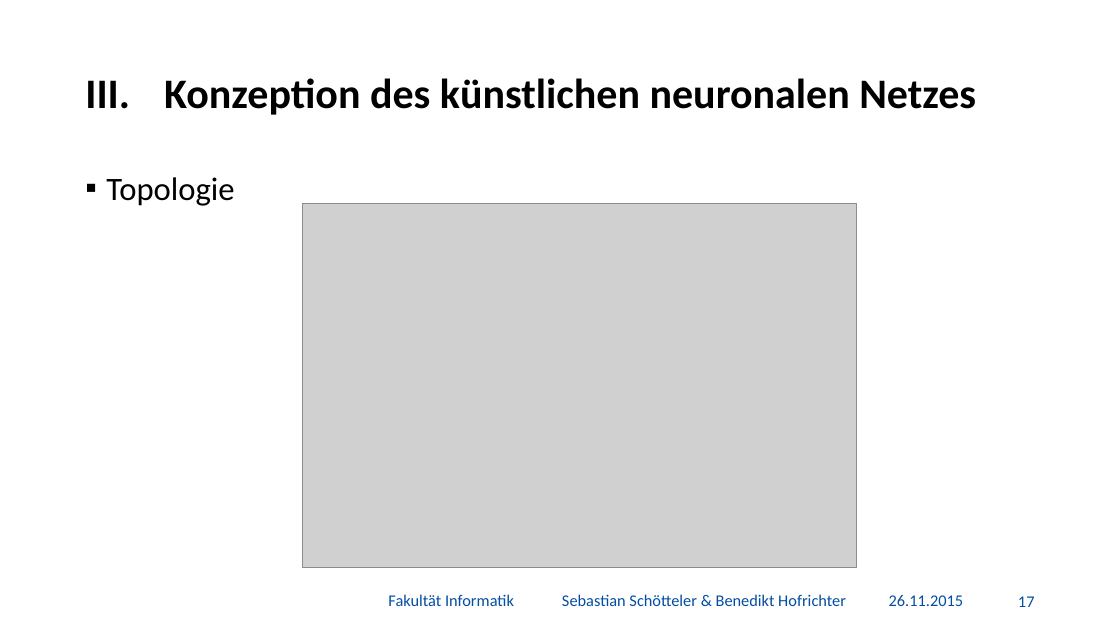
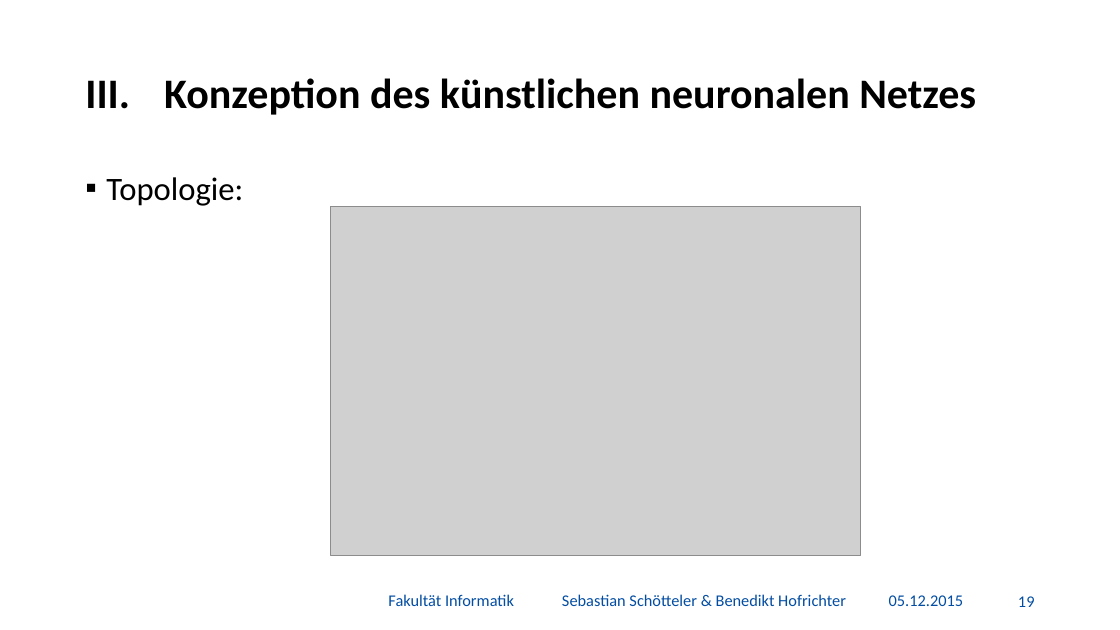
Before and after one commit to BenediktGitGit/soco15, a slide deck: slide 20 of 3b) Vortrag/Präsentation.pptx (slide 18 before the commit). Drawn at 1120x630 pixels with LibreOffice and Linux fonts; fonts in the diff are those of the drawing; grey boxes stand for pictures; background and template pictures are left out. Boxes give left, top, right and bottom in pixels: in the first picture for what was removed or moved away, otherwise in the second. Text is boxed around its words. In the diff, an @@ line names an element or a change of style, - is before the commit and + after.

```diff
--- a/3b) Vortrag/Präsentation.pptx
+++ b/3b) Vortrag/Präsentation.pptx
@@ text at bbox=[106, 177, 243, 206]: text changed @@
-▪ Topologie
+▪ Topologie:
@@ picture: place and size @@
-picture at bbox=[303, 203, 856, 568]
+picture at bbox=[331, 206, 861, 555]
@@ text at bbox=[889, 595, 963, 606]: text changed @@
-26.11.2015
+05.12.2015
@@ page number at bbox=[1018, 596, 1035, 607]: text changed @@
-17
+19
```
Also in this commit, not shown: 33 other slides changed, 4 slides added.
